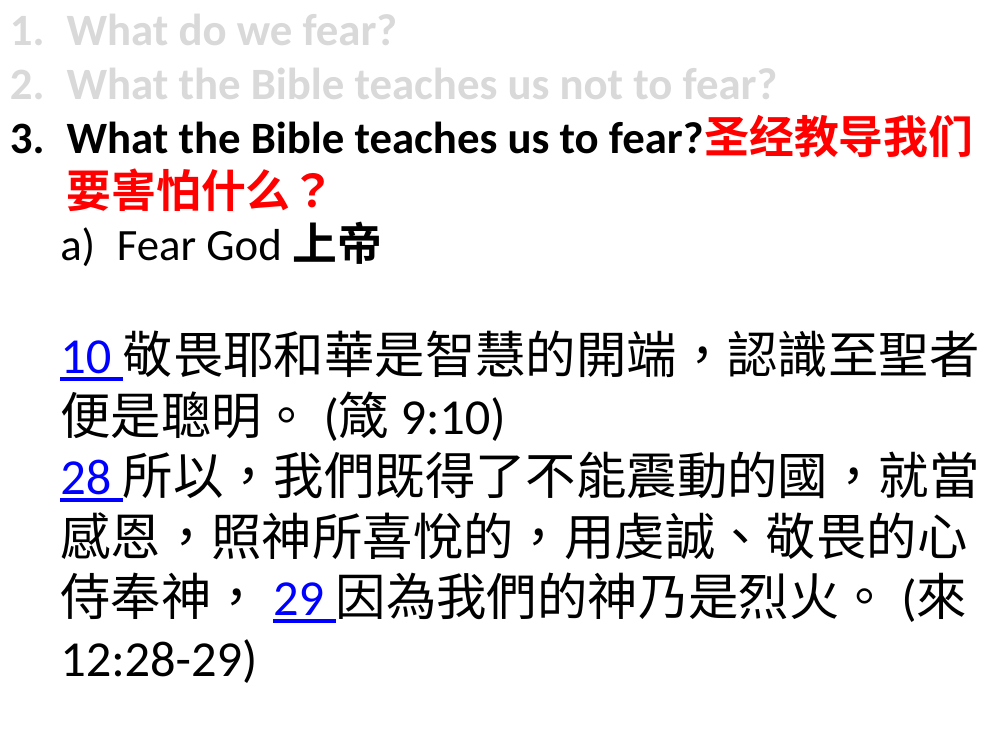
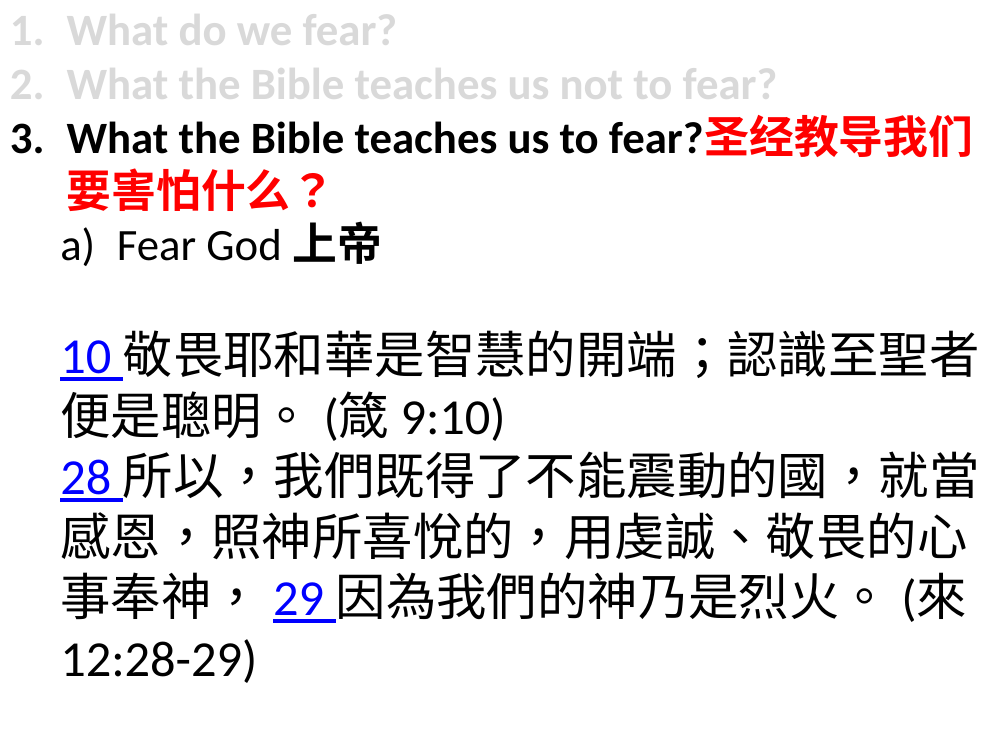
Before and after one commit to sauchilee/sauchilee.github.io, a slide deck: slide 9 of preaching/敬畏神.pptx. Drawn at 1008x756 pixels with LibreOffice and Linux fonts; fonts in the diff are those of the drawing. Boxes give left, top, right and bottom in pixels: in the first picture for what was removed or moved away, otherwise in the second. Text is boxed around its words. In the diff, an @@ line names an element or a change of style, - is before the commit and + after.

```diff
--- a/preaching/敬畏神.pptx
+++ b/preaching/敬畏神.pptx
@@ text at (60, 330, 980, 683): text changed @@
-  10 敬畏耶和華是智慧的開端，認識至聖者便是聰明。 (箴 9:10)
-  28 所以，我們既得了不能震動的國，就當感恩，照神所喜悅的，用虔誠、敬畏的心侍奉神， 29 因為我們的神乃是烈火。 (來12:28-29)
+  10 敬畏耶和華是智慧的開端；認識至聖者便是聰明。 (箴 9:10)
+  28 所以，我們既得了不能震動的國，就當感恩，照神所喜悅的，用虔誠、敬畏的心事奉神， 29 因為我們的神乃是烈火。 (來12:28-29)
```
Also in this commit, not shown: 10 other slides changed, 15 other files.
